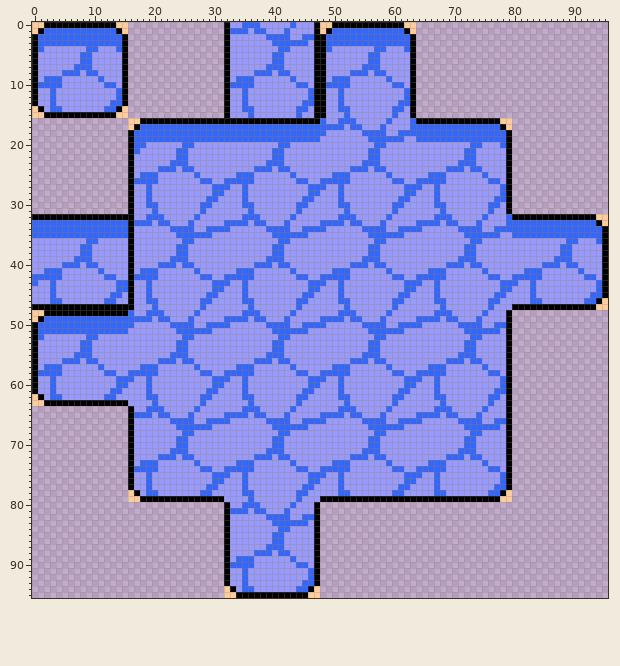
Two versions of one sprite sheet, images/plasma.png. Above: the version before the commit.
The file is 96x96 pixels.
And afterwards:
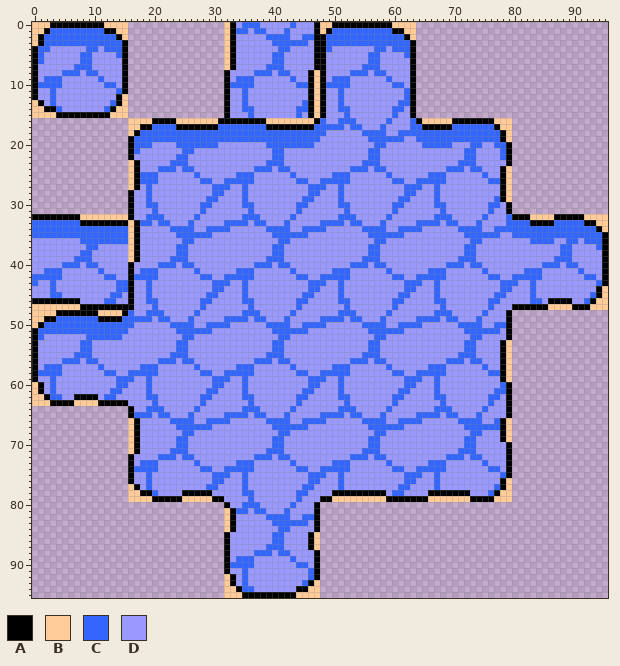
Palette (. is transparent): A #000000  B #ffcc99  C #3366ff  D #9999ff
Log entry: wigglified plasma edges
Change:
Changed rows in their new state; - is an unchanged pixel.
first column x 0:
 0 --B---------BB------------------BA--------------------------BB----------------------------------
 1 -BA---------AAB-----------------BA--------------------------AAB---------------------------------
 2 BA------------AB----------------BA----------------------------AB--------------------------------
 3 BA------------------------------BA--------------------------------------------------------------
 4 --C---------CC------------------BA--------------------------CC----------------------------------
 5 -C------------C-----------------BA----------------------------C---------------------------------
 6 -C------------------------------BA--------------------------------------------------------------
 7 --------------------------------BA--------------------------------------------------------------
 8 ----------------------------------------------AB------------------------------------------------
 9 ----------------------------------------------AB------------------------------------------------
10 ----------------------------------------------AB------------------------------------------------
11 ----------------------------------------------AB------------------------------------------------
12 --------------AB------------------------------AB------------------------------------------------
13 BA------------AB------------------------------AB------------------------------------------------
14 -BAA---------AB-------------------------------AB------------------------------------------------
15 --BB---------B--------------------------------AB------------------------------------------------
16 ------------------BB----BBBBBBB--------BBBBBBBB------------------BBBBB-------B------------------
17 -----------------BAA----AAAAAAA--------AAAAAAAA------------------AAAAA-------AB-----------------
18 ----------------BA------------------------------------------------------------AB----------------
19 ------------------------------------------------------------------------------AB----------------
20 -------------------C----C--CCCC--------CC--CCCC------------------CCCCC-------C------------------
21 ------------------------D-C---------------------------------------------------C-----------------
22 ------------------------------------------------------------------------------C-----------------
23 ----------------BA------------------------------------------------------------------------------
24 ----------------BA------------------------------------------------------------AB----------------
25 ----------------BA------------------------------------------------------------AB----------------
26 ----------------BA------------------------------------------------------------AB----------------
27 ----------------BA------------------------------------------------------------AB----------------
28 ------------------------------------------------------------------------------AB----------------
29 ------------------------------------------------------------------------------AB----------------
32 --------BBBBBBBB-------------------------------------------------------------------BBBB-----BB--
33 --------AAAAAAAABA-----------------------------------------------------------------AAAA-----AAB-
34 ----------------BA----------------------------------------------------------------------------AB
35 ----------------BA------------------------------------------------------------------------------
36 --------C--CCCCCBA-----------------------------------------------------------------CCCC-----CC--
37 --------D-C-----BA----------------------------------------------------------------------------C-
38 ----------------BA------------------------------------------------------------------------------
39 ----------------BA------------------------------------------------------------------------------
first column x 0:
44 ----------------------------------------------------------------------------------------------AB
45 ----C-----------------------------------------------------------------------------------------AB
46 AAAAAAAA------------------------------------------------------------------------------AAAA---AB-
47 BBBBBBBB------------------------------------------------------------------------------BBBB---B--
48 --BB-------BBBB---------------------------------------------------------------------------------
49 -BAA-------AAAA---------------------------------------------------------------------------------
50 BA----------------------------------------------------------------------------------------------
52 -----------CCCC---------------------------------------------------------------------------------
53 ------------------------------------------------------------------------------AB----------------
54 ------------------------------------------------------------------------------AB----------------
55 ------------------------------------------------------------------------------AB----------------
56 ------------------------------------------------------------------------------AB----------------
57 ------------------------------------------------------------------------------AB----------------
58 ------------------------------------------------------------------------------AB----------------
59 ------------------------------------------------------------------------------AB----------------
60 BA----------------------------------------------------------------------------------------------
61 BA----------------------------------------------------------------------------------------------
62 -BA----AAAA-------------------------------------------------------------------------------------
63 --B----BBBB-------------------------------------------------------------------------------------
66 ----------------BA------------------------------------------------------------AB----------------
67 ----------------BA------------------------------------------------------------AB----------------
68 ----------------BA------------------------------------------------------------AB----------------
69 ----------------BA------------------------------------------------------------AB----------------
70 ----------------BA------------------------------------------------------------------------------
71 ----------------BA------------------------------------------------------------------------------
first column x 16:
76 --------------------------------------------------------------AB
77 BA------------------------------------------------------------AB
78 -BAA-----AAAAA--------------------AAAAAAAAA-------AAAAAAA----AB-
79 --BB-----BBBBB--------------------BBBBBBBBB-------BBBBBBB----B--
81 ----------------BA----------------------------------------------
82 ----------------BA----------------------------------------------
83 ----------------BA----------------------------------------------
84 ----------------BA----------------------------------------------
85 ------------------------------AB--------------------------------
86 ------------------------------AB--------------------------------
87 ------------------------------AB--------------------------------
first column x 32:
92 BA--------------
93 BA------------AB
94 -BA---------AAB-
95 --B---------BB--
